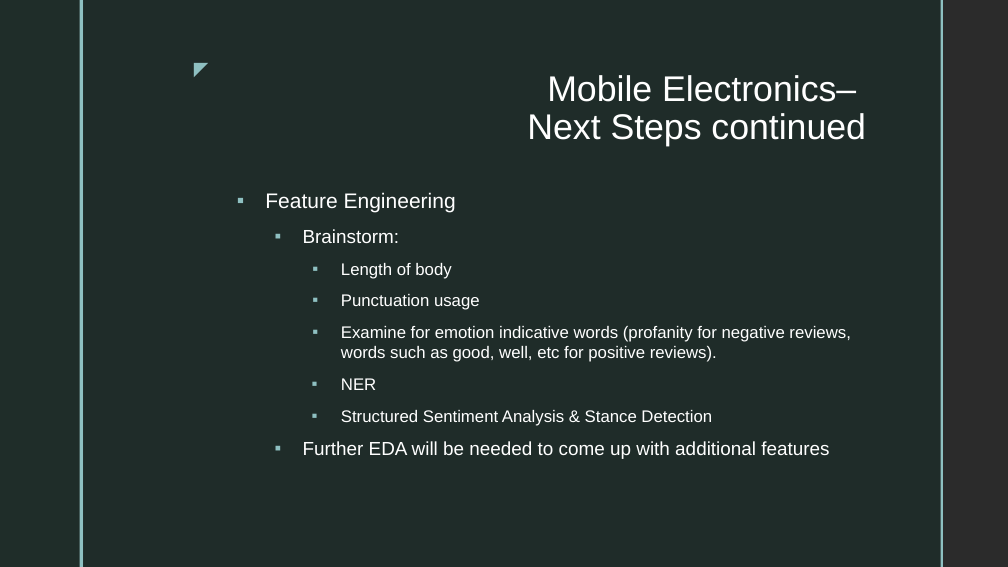
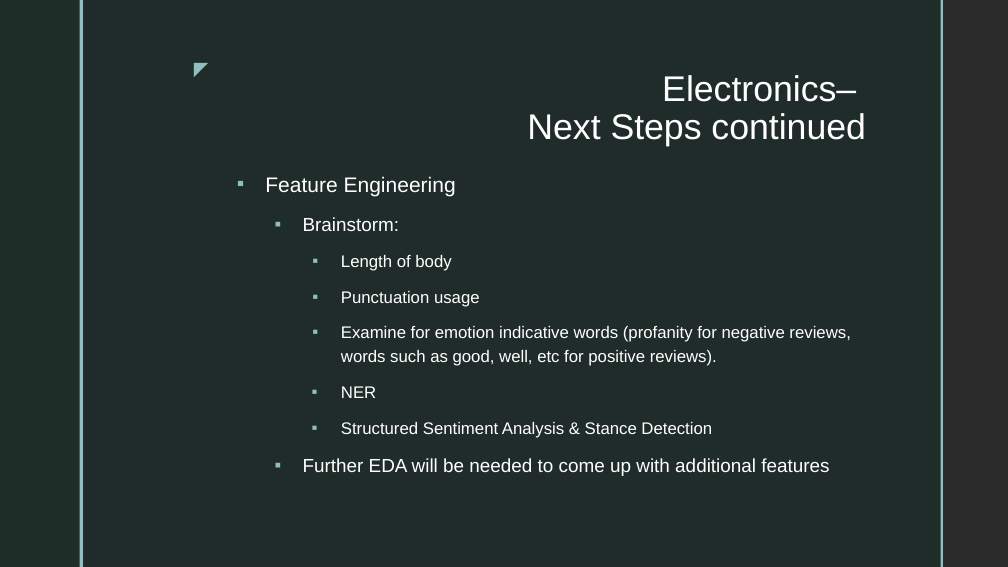
Before and after one commit to TKarlovitzDrexel/DSCI591_ACRSent, a slide deck: slide 14 of PitchPresentationACR_Edits.pptx (slide 12 before the commit). Drawn at 1008x567 pixels with LibreOffice and Linux fonts; fonts in the diff are those of the drawing; background and template pictures are left out; a plain dark background stands for a picture behind light text. Boxes give left, top, right and bottom in pixels: in the first picture for what was removed or moved away, otherwise in the second. Text is boxed around its words. In the diff, an @@ line names an element or a change of style, - is before the commit and + after.

```diff
--- a/PitchPresentationACR_Edits.pptx
+++ b/PitchPresentationACR_Edits.pptx
@@ title at [527,75,866,147]: text changed @@
-Mobile Electronics–
-Next Steps continued
+Electronics–
+Next Steps continued
@@ text "Feature Engineering" at [265,176,850,476]: line spacing 1 to 1.2 @@
```
Also in this commit, not shown: 2 other slides changed, 2 slides added.
